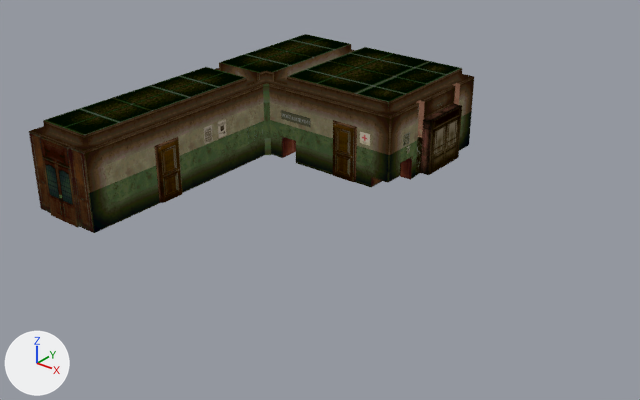
A saved change to the glTF model app/src/main/assets/sh1/HP0003.glb.
The view is the same before and after, from a 50 mm lens placed at (46.0, 116.4, 15.2), pointed at (24.8, 142.8, -1.2). The lights are fixed; the arrows at lower left show +X, +Y and +Z. The older version comes first. Where no turn or scale is listed for an object, it has been applied to the vertices.

Script lines for the objects in view, before the commit:
```python
me_bm11_far_0 = bpy.data.meshes.new('BM11_FAR_0')
me_bm11_far_0.from_pydata(...)  # 94 vertices, 140 faces; spans x 21.2..21.6, y 133.6..143.6, z -0.02..3.6
# faces by material slot: [24, 76, 20, 20]
me_bm11_far_0.materials.append(mat_hp1f011_pal3)
me_bm11_far_0.materials.append(mat_hp1f011_pal1)
me_bm11_far_0.materials.append(mat_hp1f011_pal0)
me_bm11_far_0.materials.append(mat_hp1f011_pal2)
me_null_bac_3 = bpy.data.meshes.new('NULL_BAC_3')
me_null_bac_3.from_pydata(...)  # 98 vertices, 144 faces; spans x 18.4..28.0, y 143.1..149.6, z -0.01..3.6
# faces by material slot: [12, 74, 20, 20, 18]
me_null_bac_3.materials.append(mat_hp1f011_pal8)
me_null_bac_3.materials.append(mat_hp1f011_pal1)
me_null_bac_3.materials.append(mat_hp1f011_pal0)
me_null_bac_3.materials.append(mat_hp1f011_pal2)
me_null_bac_3.materials.append(mat_hp1f011_pal3)
me_null_nea_3 = bpy.data.meshes.new('NULL_NEA_3')
me_null_nea_3.from_pydata(...)  # 84 vertices, 111 faces; spans x 22.35..28.04, y 143.16..144.85, z -0.02..1.0
# faces by material slot: [6, 54, 22, 18, 11]
me_null_nea_3.materials.append(mat_hp1f011_pal11)
me_null_nea_3.materials.append(mat_hp1f012_pal1)
me_null_nea_3.materials.append(mat_hp1f012_pal2)
me_null_nea_3.materials.append(mat_hp1f011_pal12)
me_null_nea_3.materials.append(mat_hp1f011_pal6)
ob_bm11_far_m0 = bpy.data.objects.new('BM11_FAR_m0', me_bm11_far_0)
ob_bm11_far_m0.location = (0.0, 0.0, 0.0)
ob_null_bac_m3 = bpy.data.objects.new('NULL_BAC_m3', me_null_bac_3)
ob_null_bac_m3.location = (0.0, 0.0, 0.0)
ob_null_nea_m3 = bpy.data.objects.new('NULL_NEA_m3', me_null_nea_3)
ob_null_nea_m3.location = (0.0, 0.0, 0.0)
# also in view: 'NULL_m1' at (23.1, 141.6, 1.8); 'NULL_NEA_m0' at (23.2, 142.1, 1.9); 'BM18_BAC_m0' at (24.8, 144.1, 1.6); 'NULL_BAC_m4' at (25.0, 142.4, 1.2); 'NULL_m3' at (23.3, 146.4, 1.8)
```
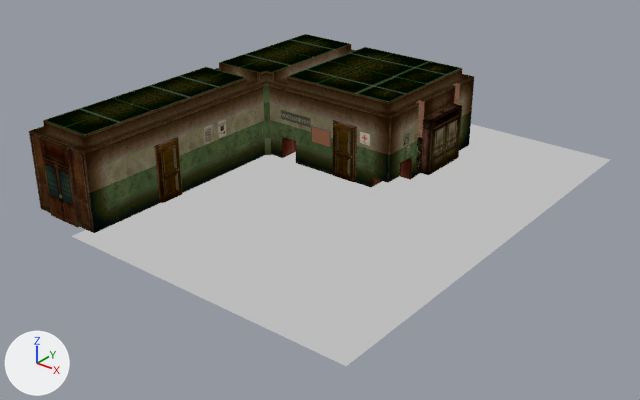
Pixel boxes (x1, y1, x2, y2) of what changed, in the pictures (640 x 400 px):
'MAP2_HID_m0', added
    after: (72, 124, 610, 366)
    faces in mat_untextured_gouraud: (72, 124, 610, 366)
    faces in mat_hp1f01h_pal5: (311, 126, 331, 147)

Patch to the scene script:
```diff
--- a/app/src/main/assets/sh1/HP0003.glb.py
+++ b/app/src/main/assets/sh1/HP0003.glb.py
@@ img_hp1f01h_pal5 @@
+img_hp1f01h_pal5 = load_image('HP1F01H_pal5', '_unpacked/HP1F01H_pal5', 128, 256, 'sRGB')
@@ mat_hp1f01h_pal5 @@
+mat_hp1f01h_pal5 = bpy.data.materials.new('HP1F01H_pal5')
+# uses the picture img_hp1f01h_pal5
@@ mat_untextured_gouraud @@
+mat_untextured_gouraud = bpy.data.materials.new('UNTEXTURED_GOURAUD')
+# nodes: BsdfTransparent, Emission, LightPath, MixShader, OutputMaterial
+# colours: grey #bcbcbc
@@ me_map2_hid_0 @@
+me_map2_hid_0.from_pydata(...)  # 21 vertices, 26 faces; spans x -6.0..7.8, y -8.5..12.5, z -3.1..0.4
+# faces by material slot: [2, 24]
+me_map2_hid_0.materials.append(mat_untextured_gouraud)
+me_map2_hid_0.materials.append(mat_hp1f01h_pal5)
@@ ob_map2_hid_m0 @@
+ob_map2_hid_m0 = bpy.data.objects.new('MAP2_HID_m0', me_map2_hid_0)
+ob_map2_hid_m0.location = (24.6, 143.16, 1.56)
```
